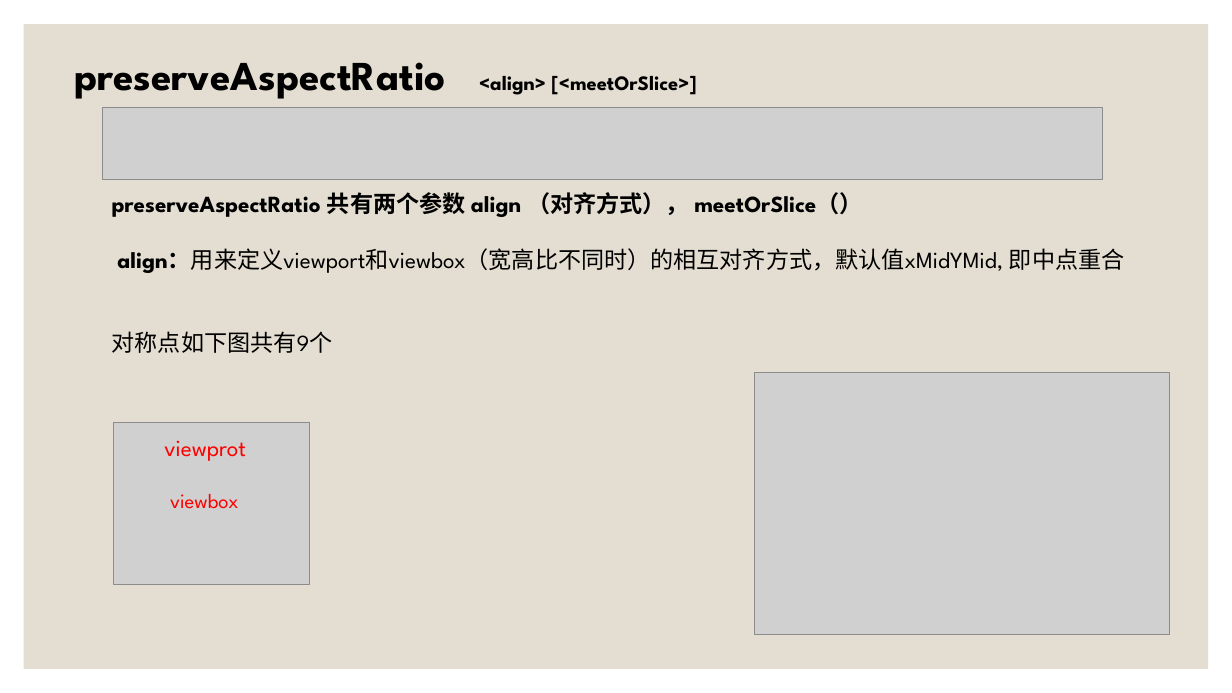
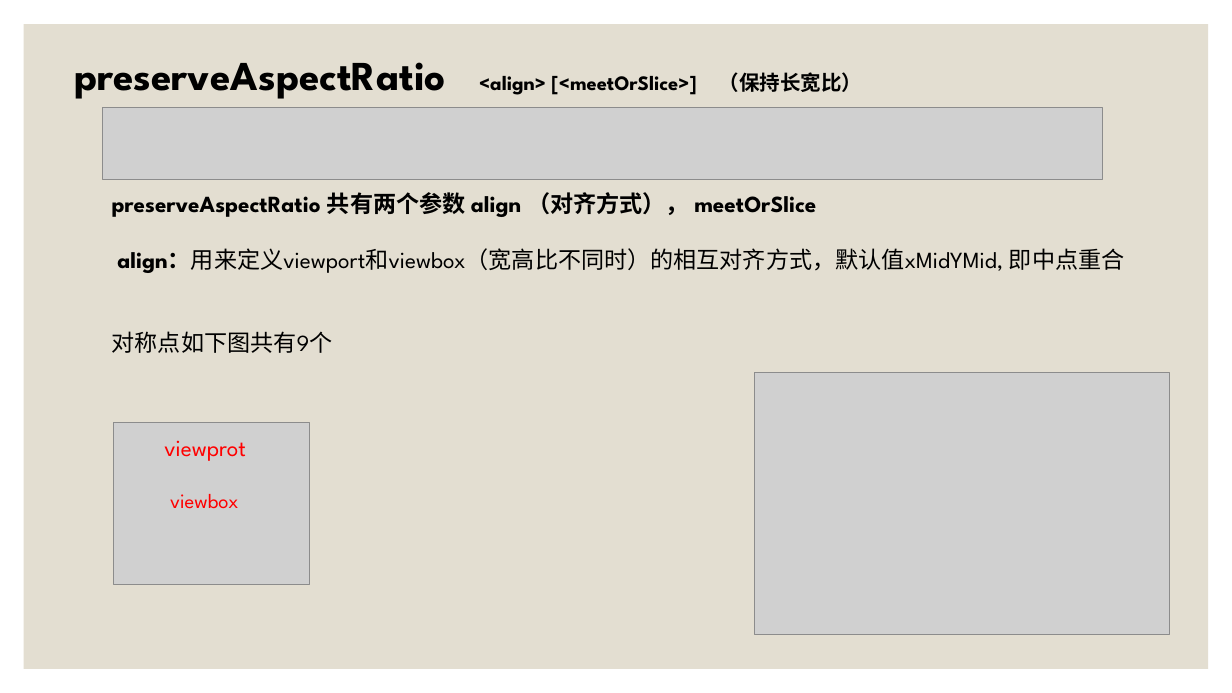
Before and after one commit to SouthLink/svg-demo, a slide deck: slide 7 of SVG动画 [自动保存] [自动保存].pptx. Drawn at 1232x693 pixels with LibreOffice and Linux fonts; fonts in the diff are those of the drawing; grey boxes stand for pictures. Boxes give left, top, right and bottom in pixels: in the first picture for what was removed or moved away, otherwise in the second. Text is boxed around its words. In the diff, an @@ line names an element or a change of style, - is before the commit and + after.

```diff
--- a/SVG动画 [自动保存] [自动保存].pptx
+++ b/SVG动画 [自动保存] [自动保存].pptx
@@ text at bbox=[74, 62, 862, 99]: text changed @@
-preserveAspectRatio <align> [<meetOrSlice>]
+preserveAspectRatio <align> [<meetOrSlice>] （保持长宽比）
@@ text at bbox=[112, 192, 816, 217]: text changed @@
-preserveAspectRatio 共有两个参数 align （对齐方式）， meetOrSlice（）
+preserveAspectRatio 共有两个参数 align （对齐方式）， meetOrSlice
```
Also in this commit, not shown: 8 other slides changed, 3 slides added, 2 slides removed, 13 other files.
